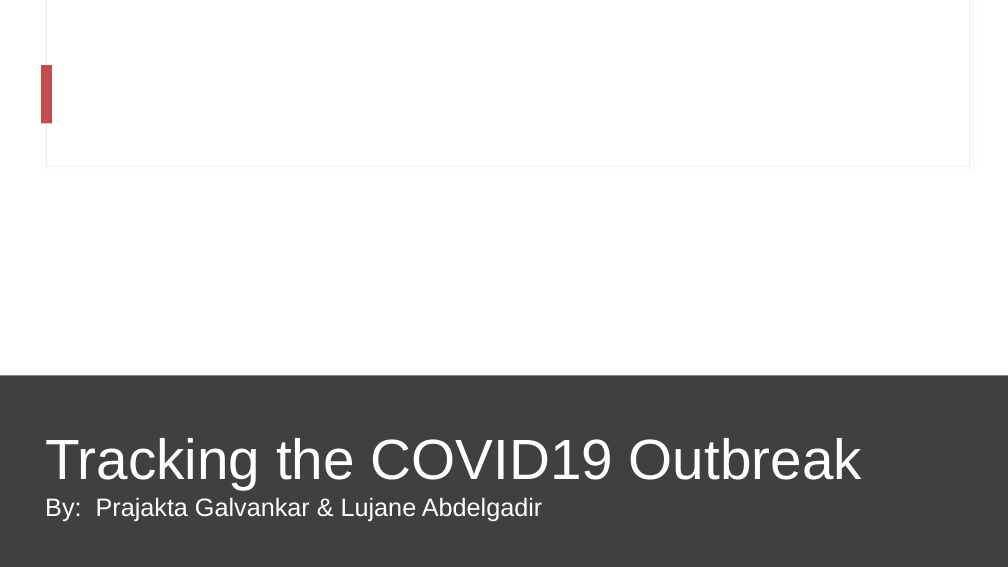
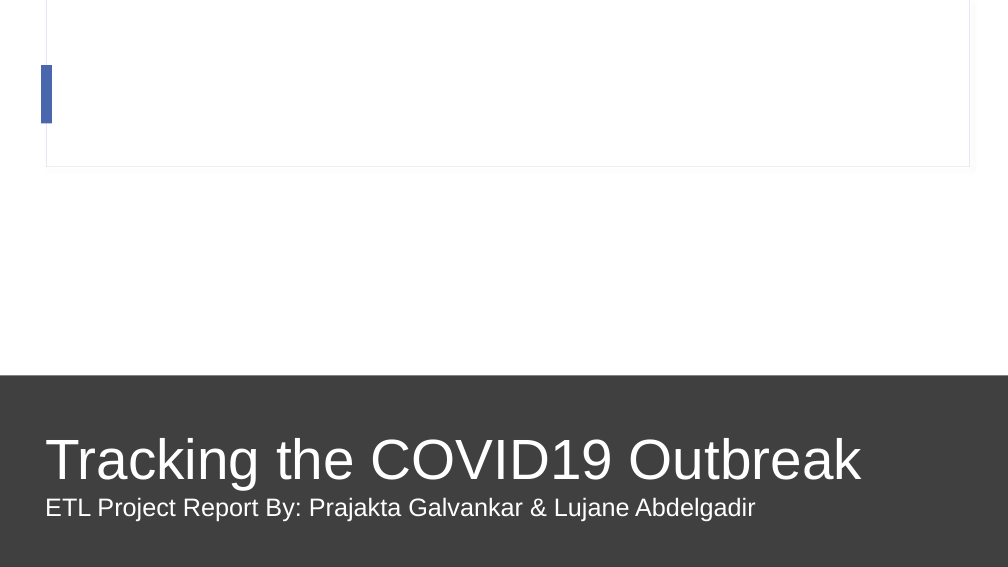
Before and after one commit to lujane-92/Project-2, a slide deck: slide 6 of ETL Project - Draft report.pptx (slide 12 before the commit). Drawn at 1008x567 pixels with LibreOffice and Linux fonts; fonts in the diff are those of the drawing; background and template pictures are left out. Boxes give left, top, right and bottom in pixels: in the first picture for what was removed or moved away, otherwise in the second. Text is boxed around its words. In the diff, an @@ line names an element or a change of style, - is before the commit and + after.

Commit message:
updated report

```diff
--- a/ETL Project - Draft report.pptx
+++ b/ETL Project - Draft report.pptx
@@ rectangle at [46,0,969,167]: outline #F0E5EE 0.75 pt to #E4E5F3 0.75 pt @@
@@ rectangle at [42,65,52,123]: fill #C34D4D to #4A66AC @@
@@ text in rectangle at [45,497,755,522]: text changed @@
-  By: Prajakta Galvankar & Lujane Abdelgadir
+  ETL Project Report By: Prajakta Galvankar & Lujane Abdelgadir
```
Also in this commit, not shown: 5 other slides changed, 13 slides added, 6 slides removed.
